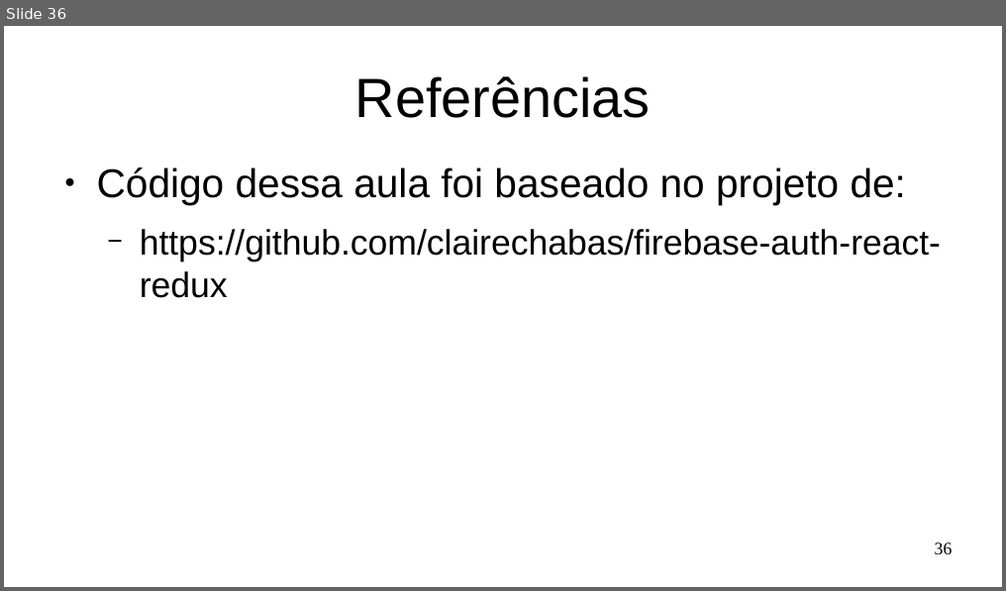
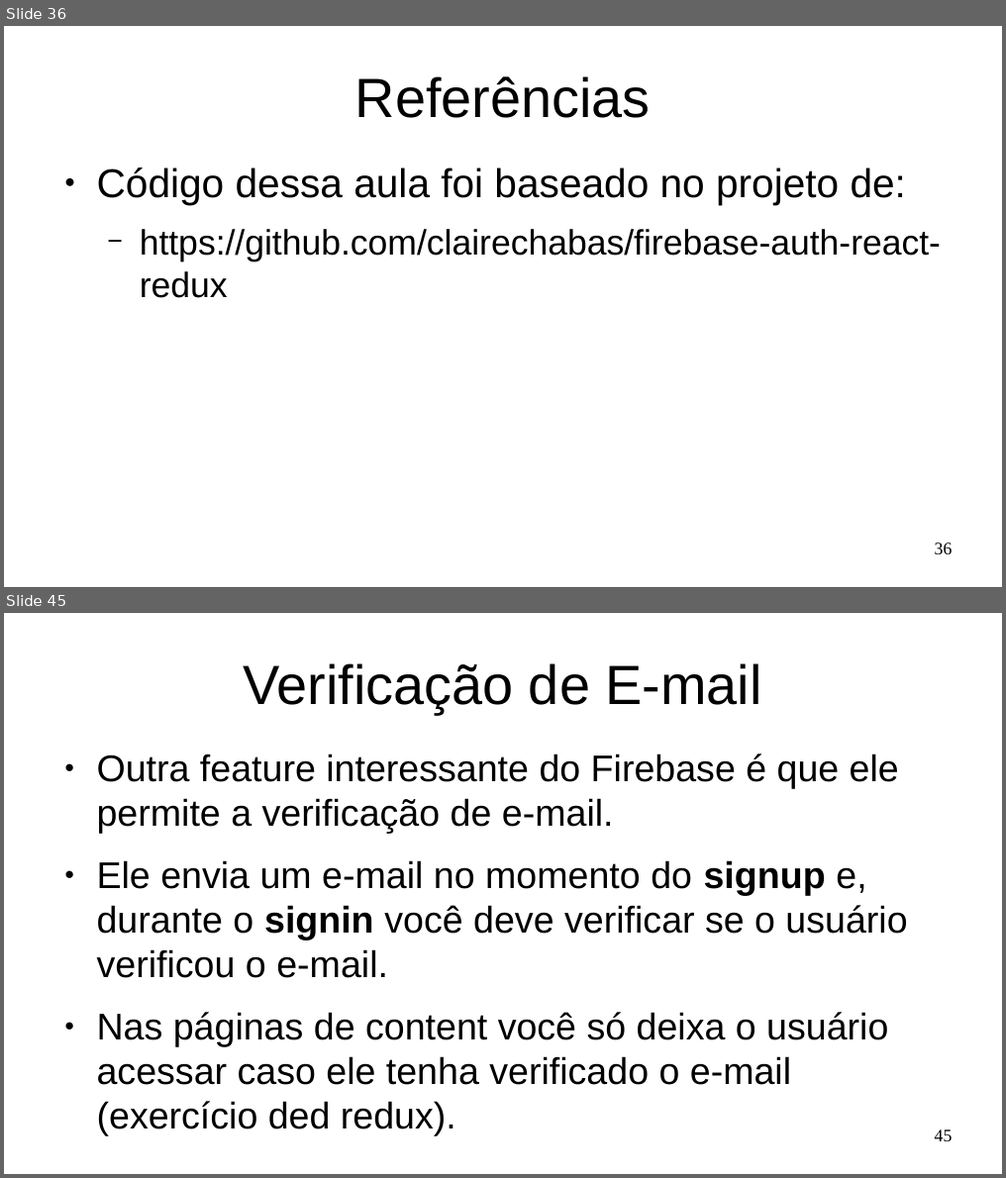
Before and after one commit to Marques-Dev/WEB_2020-1, a slide deck: SLIDES/aula09-redux-firebase-auth.odp. Shown one above the other, each under a label of ours: slide 36 before the commit, slides 36 and 45 after it; the slides between them are not shown. The pictures are 1006x591 and 1006x1178 pixels, drawn with LibreOffice and Linux fonts; fonts in the diff are those of the drawing. Boxes give left, top, right and bottom in pixels: in the first picture for what was removed or moved away, otherwise in the second. Text is boxed around its words. In the diff, an @@ line names an element or a change of style, - is before the commit and + after.

```diff
--- a/SLIDES/aula09-redux-firebase-auth.odp
+++ b/SLIDES/aula09-redux-firebase-auth.odp
@@ slide 45 added at bbox=[4, 613, 1002, 1174], background #FFFFFF @@
@@ title added at bbox=[243, 663, 762, 714], 44 pt, text #000000 @@
+Verificação de E-mail
@@ text added at bbox=[97, 754, 907, 1085], 29.6 pt, text #000000 @@
+● Outra feature interessante do Firebase é que ele permite a verificação de e-mail.
+● Ele envia um e-mail no momento do signup e, durante o signin você deve verificar se o usuário verificou o e-mail.
+● Nas páginas de content você só deixa o usuário acessar caso ele tenha verificado o e-mail (exercício ded redux).
@@ page number added at bbox=[935, 1130, 952, 1142], 14 pt, text #000000 @@
+45
```
Also in this commit, not shown: 13 other slides added, 1 other file.
